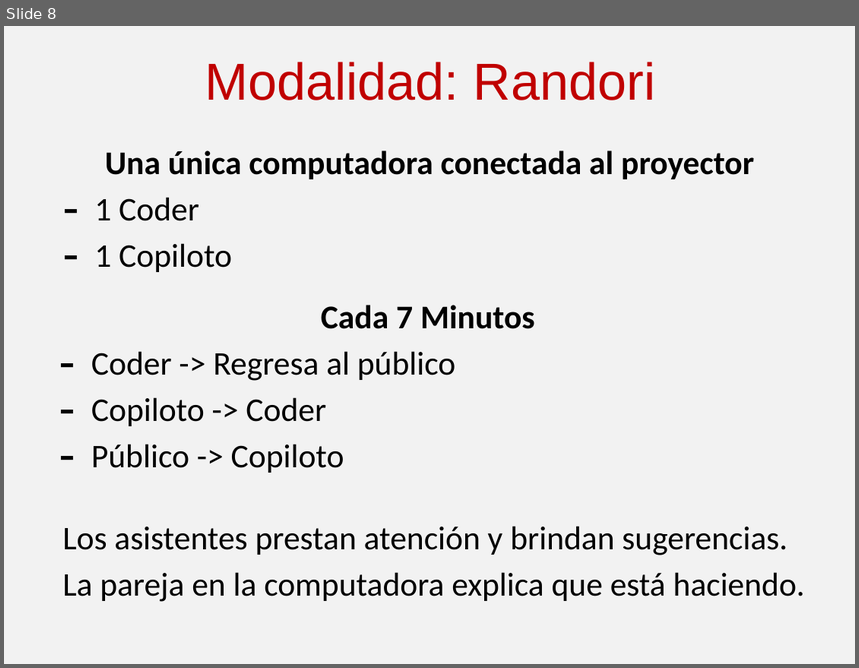
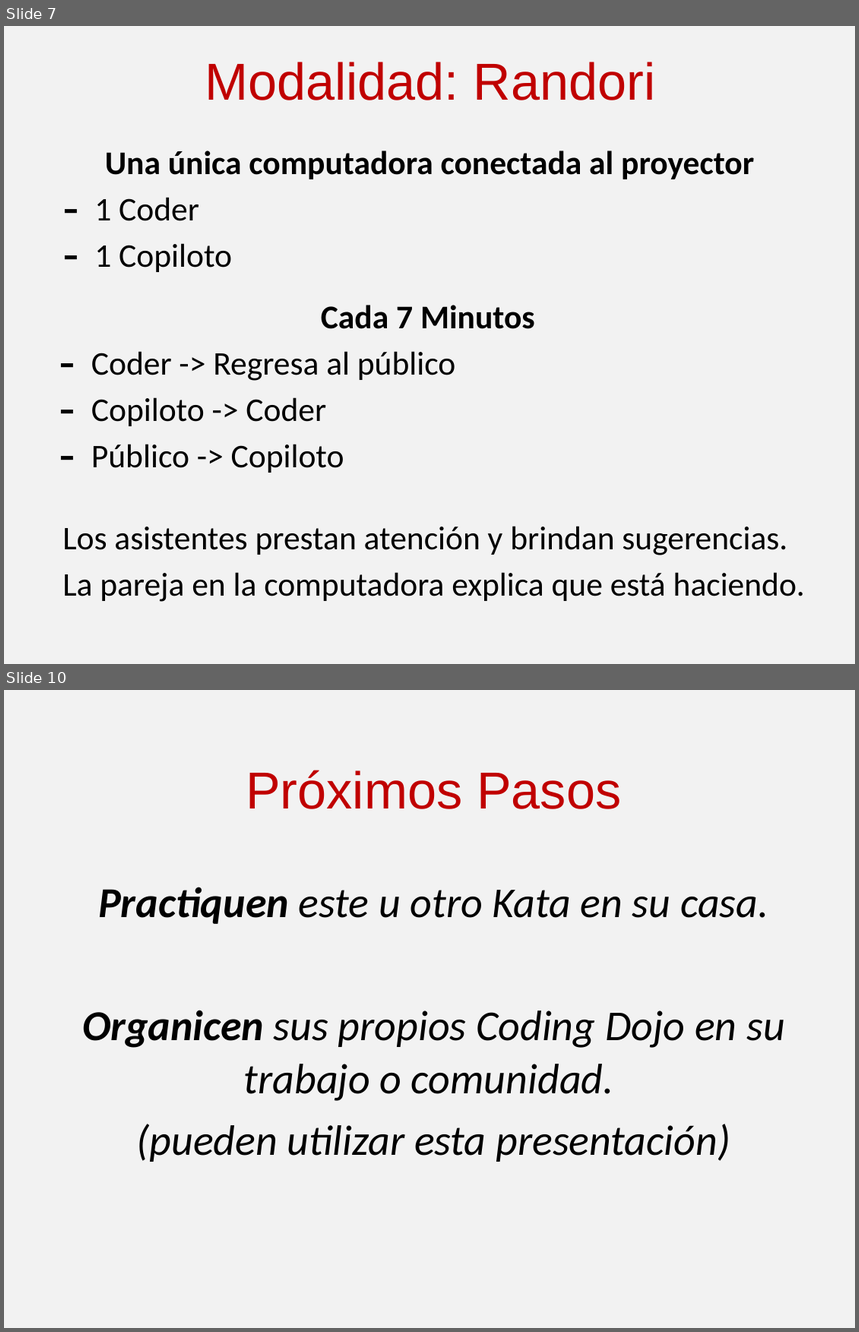
Before and after one commit to angelnunezsalazar/Coding-Dojo, a slide deck: Randori/Coding Dojo.pptx. Shown one above the other, each under a label of ours: slide 8 before the commit, slides 7 and 10 after it; the slides between them are not shown. The pictures are 859x668 and 859x1332 pixels, drawn with LibreOffice and Linux fonts; fonts in the diff are those of the drawing. Boxes give left, top, right and bottom in pixels: in the first picture for what was removed or moved away, otherwise in the second. Text is boxed around its words. In the diff, an @@ line names an element or a change of style, - is before the commit and + after.

```diff
--- a/Randori/Coding Dojo.pptx
+++ b/Randori/Coding Dojo.pptx
@@ slide 10 added at (x1=4, y1=690, x2=855, y2=1328), background #F2F2F2 @@
@@ title added at (x1=246, y1=770, x2=621, y2=809), 44 pt, text #C00000 @@
+Próximos Pasos
@@ text added at (x1=82, y1=887, x2=785, y2=1162), 36 pt, text #000000, italic @@
+Practiquen este u otro Kata en su casa.
+Organicen sus propios Coding Dojo en su trabajo o comunidad.
+(pueden utilizar esta presentación)
@@ what was slide 8 is now slide 7 @@
```
Also in this commit, not shown: 4 slides changed, 4 other slides added, 4 slides removed.
